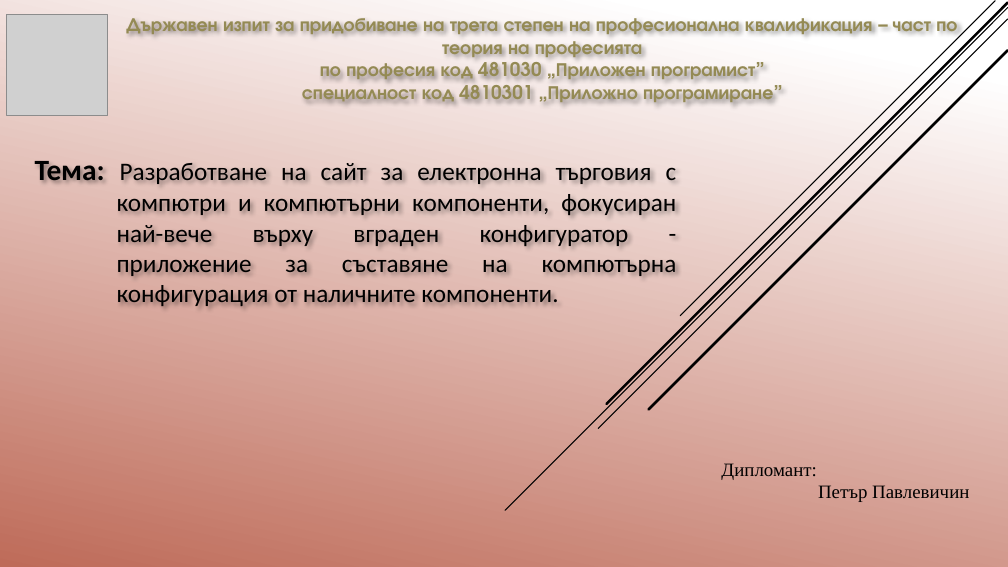
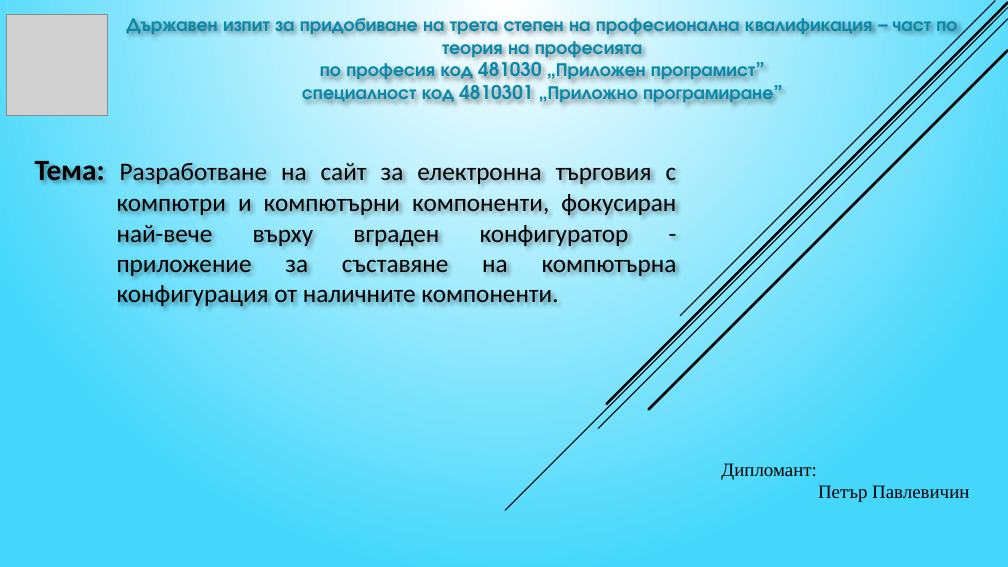
Before and after one commit to pgee-dzi2024/Theme_07, a slide deck: slide 1 of 07 Петър Павлевичин/Защита теория.pptx. Drawn at 1008x567 pixels with LibreOffice and Linux fonts; fonts in the diff are those of the drawing; grey boxes stand for pictures. Boxes give left, top, right and bottom in pixels: in the first picture for what was removed or moved away, otherwise in the second. Text is boxed around its words. In the diff, an @@ line names an element or a change of style, - is before the commit and + after.

```diff
--- a/07 Петър Павлевичин/Защита теория.pptx
+++ b/07 Петър Павлевичин/Защита теория.pptx
@@ background gradient #FFFFFF to #C26A56 to gradient #FFFFFF to #45D7FB @@
@@ text "Държавен изпит за придобиване на ..." at <box>126,13,957,105</box>: text colour #948A54 to #0D89A8 @@
```
Also in this commit, not shown: 4 other slides changed, 5 slides added, 5 slides removed, 4 other files.
